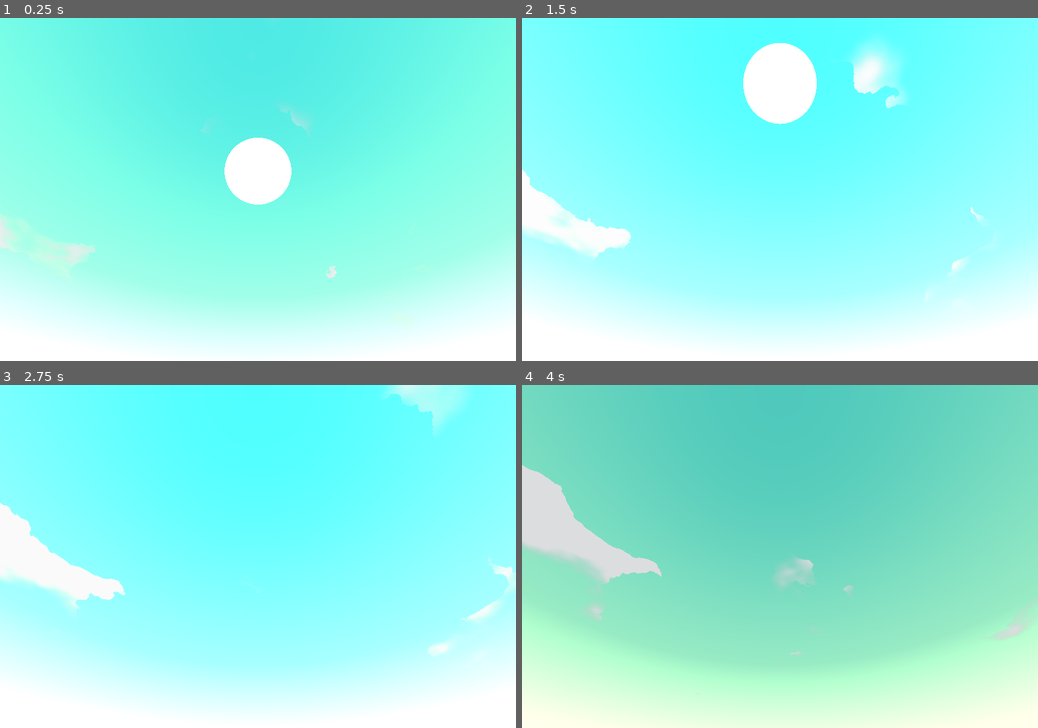
Above: before the commit, frames 1-4 (two rows, left to right).
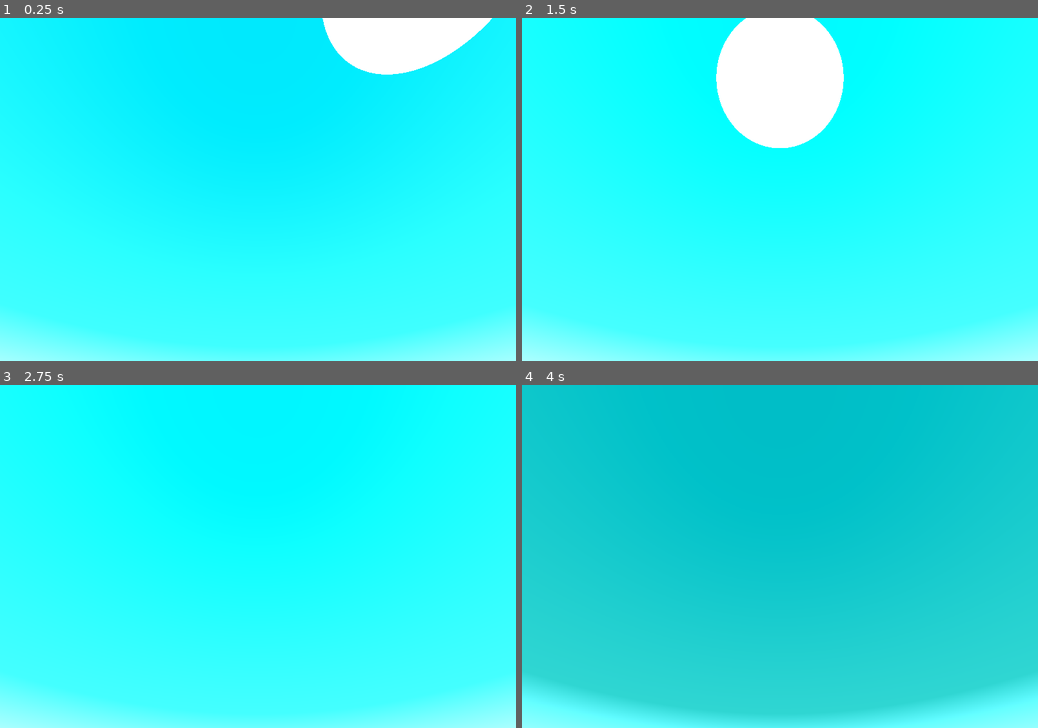
Above: after the commit, the same moments.

Repository: paddy-exe/GodotStylizedSkyShader
Game: Godot game, scene res://main.tscn
Two runs of this game, one before a commit and one after it. Both use one fixed random seed, a clock stepped at 60 frames per second and the inputs below. The engine's default icon, where the game draws it, is replaced by a stand-in: a white triangle on a blue panel in a dark square.
Inputs:
- Up to frame 1 (0.25 s): no input
- Up to frame 2 (1.5 s): tap Space (play) at 0.6, 1.35 s
- Up to frame 3 (2.75 s): tap Space (play) at 2.1 s
- Up to frame 4 (4 s): tap Space (play) at 2.85, 3.6 s

The runs differ from the first frame. In frame 1, 100% of the frame differs, in the area x 0-100%, y 0-100%; in frame 2, 97%; in frame 3, 100%; in frame 4, 100%.

Commit message:
Restructuring of the project files

Diff:
--- a/DefaultShader.tres
+++ /dev/null
@@ -1,10 +0,0 @@
-[gd_resource type="Shader" format=3 uid="uid://c5hwe0kul3wtn"]
-
-[resource]
-code = "shader_type sky;
-
-void fragment() {
-
-	COLOR = vec3(0.2, 1.0, 1.0);
-
-}"
--- a/Node3D.gd
+++ /dev/null
@@ -1,11 +0,0 @@
-extends Node3D
-
-
-# Called when the node enters the scene tree for the first time.
-func _ready() -> void:
-	pass # Replace with function body.
-
-
-# Called every frame. 'delta' is the elapsed time since the previous frame.
-func _process(delta: float) -> void:
-	pass
--- a/SkyShader/StylizedSky.gdshader
+++ b/SkyShader/StylizedSky.gdshader
@@ -4,7 +4,7 @@
 render_mode use_half_res_pass;
 
 // Horizon
-uniform float offset_horizon : hint_range(-1.0, 1.0, 0.1) = 0.0;
+uniform float offset_horizon : hint_range(-1.0, 1.0, 0.001) = 0.0;
 uniform float horizon_intensity : hint_range(-10.0, 5.0, 0.001) = -3.3;
 uniform vec4 sun_set : source_color = vec4(1.0, 0.8, 1.0, 1.0);
 uniform vec4 horizon_color_day : source_color = vec4(0.0, 0.8, 1.0, 1.0);
--- a/SkyShader/StylizedSkyMaterial.tres
+++ b/SkyShader/StylizedSkyMaterial.tres
@@ -1,11 +1,13 @@
-[gd_resource type="ShaderMaterial" load_steps=9 format=3 uid="uid://dl5hw75ef5ir"]
+[gd_resource type="ShaderMaterial" load_steps=9 format=3 uid="uid://djfi6n7n0t6s"]
 
 [ext_resource type="Shader" path="res://SkyShader/StylizedSky.gdshader" id="1_u1q48"]
-[ext_resource type="Texture2D" uid="uid://cob2w8tbmbfw3" path="res://base_noise.png" id="2_kj71a"]
+[ext_resource type="Texture2D" uid="uid://cob2w8tbmbfw3" path="res://Images/base_noise.png" id="2_mnx47"]
 
 [sub_resource type="FastNoiseLite" id="FastNoiseLite_i60uw"]
-noise_type = 2
-fractal_type = 0
+noise_type = 3
+frequency = 0.001
+fractal_type = 2
+fractal_octaves = 1
 cellular_distance_function = 3
 cellular_return_type = 0
 
@@ -43,43 +45,43 @@
 
 [resource]
 shader = ExtResource("1_u1q48")
-shader_param/base_noise = ExtResource("2_kj71a")
-shader_param/cloud_cutoff = 0.234
-shader_param/cloud_distortion = 1.95
-shader_param/cloud_edge_day_color = Color(0.9, 0.9, 0.9, 1)
-shader_param/cloud_edge_night_color = Color(0.14902, 0.192157, 0.254902, 1)
-shader_param/cloud_fuzziness = 0.091
-shader_param/cloud_main_day_color = Color(1, 1, 1, 1)
-shader_param/cloud_main_night_color = Color(0.145098, 0.164706, 0.203922, 1)
-shader_param/cloud_noise1 = SubResource("NoiseTexture_uhc2h")
-shader_param/cloud_noise2 = SubResource("NoiseTexture_vkbkn")
-shader_param/cloud_scale_1 = 0.425
-shader_param/cloud_scale_2 = 0.074
-shader_param/cloud_scale_3 = 0.075
-shader_param/cloud_speed_1 = 0.1
-shader_param/cloud_speed_2 = 0.2
-shader_param/cloud_speed_3 = 0.2
-shader_param/cloud_strength = 1.0
-shader_param/dark_falloff = 4.382
-shader_param/day_bottom_color = Color(0.4, 1, 1, 1)
-shader_param/day_top_color = Color(0, 0.8, 1, 1)
-shader_param/enable_horizon_fade = true
-shader_param/flat_sun = true
-shader_param/horizon_color_day = Color(0.568627, 0.529412, 0.262745, 1)
-shader_param/horizon_color_night = Color(0.0901961, 0.164706, 0.4, 1)
-shader_param/horizon_fade_blend = 0.1
-shader_param/horizon_fade_size = 0.2
-shader_param/horizon_intensity = -0.443
-shader_param/moon_color = Color(1, 1, 1, 1)
-shader_param/moon_crescent = 0.064
-shader_param/moon_radius = 0.12
-shader_param/night_bottom_color = Color(0, 0, 0.2, 1)
-shader_param/night_top_color = Color(0, 0, 0, 1)
-shader_param/offset_horizon = 0.0
-shader_param/stars_cutoff = 0.964
-shader_param/stars_sky_color = Color(0, 0.113725, 0.054902, 1)
-shader_param/stars_speed = 0.007
-shader_param/stars_texture = SubResource("NoiseTexture_d3r0e")
-shader_param/sun_color = Color(1, 1, 1, 1)
-shader_param/sun_radius = 0.295
-shader_param/sun_set = Color(0.556863, 0.235294, 0, 1)
+enable_horizon_fade = true
+flat_sun = true
+horizon_color_day = Color(0.568627, 0.529412, 0.262745, 1)
+horizon_color_night = Color(0.0901961, 0.164706, 0.4, 1)
+horizon_fade_blend = 0.1
+horizon_fade_size = 0.2
+horizon_intensity = -0.443
+moon_color = Color(1, 1, 1, 1)
+moon_crescent = 0.064
+moon_radius = 0.12
+night_bottom_color = Color(0, 0, 0.2, 1)
+night_top_color = Color(0, 0, 0, 1)
+offset_horizon = 0.0
+stars_cutoff = 0.974
+stars_sky_color = Color(0, 0.113725, 0.054902, 1)
+stars_speed = 0.365
+stars_texture = SubResource("NoiseTexture_d3r0e")
+sun_color = Color(1, 1, 1, 1)
+sun_radius = 0.295
+sun_set = Color(0.556863, 0.235294, 0, 1)
+base_noise = ExtResource("2_mnx47")
+cloud_cutoff = 0.234
+cloud_distortion = 1.95
+cloud_edge_day_color = Color(0.9, 0.9, 0.9, 1)
+cloud_edge_night_color = Color(0.14902, 0.192157, 0.254902, 1)
+cloud_fuzziness = 0.091
+cloud_main_day_color = Color(1, 1, 1, 1)
+cloud_main_night_color = Color(0.145098, 0.164706, 0.203922, 1)
+cloud_noise1 = SubResource("NoiseTexture_uhc2h")
+cloud_noise2 = SubResource("NoiseTexture_vkbkn")
+cloud_scale_1 = 0.425
+cloud_scale_2 = 0.074
+cloud_scale_3 = 0.075
+cloud_speed_1 = 0.1
+cloud_speed_2 = 0.2
+cloud_speed_3 = 0.2
+cloud_strength = 1.0
+dark_falloff = 4.382
+day_bottom_color = Color(0.4, 1, 1, 1)
+day_top_color = Color(0, 0.8, 1, 1)
--- a/TestMaterial.tres
+++ /dev/null
@@ -1,40 +0,0 @@
-[gd_resource type="ShaderMaterial" load_steps=6 format=3 uid="uid://vtd4jt4dbqvw"]
-
-[ext_resource type="Shader" path="res://Testshader.gdshader" id="1_7grhm"]
-[ext_resource type="Texture2D" uid="uid://cob2w8tbmbfw3" path="res://base_noise.png" id="2_wg5bf"]
-[ext_resource type="Texture2D" uid="uid://c6njvhgbifpqj" path="res://distort.png" id="3_fd4mu"]
-[ext_resource type="Texture2D" uid="uid://bgxhqq4w4ewcq" path="res://secondary_noise.png" id="4_ah7gw"]
-[ext_resource type="Texture2D" uid="uid://cyiafa1idccft" path="res://Voronoi.png" id="5_376hy"]
-
-[resource]
-shader = ExtResource( "1_7grhm" )
-shader_param/stars_cutoff = 0.08
-shader_param/stars_speed = 0.3
-shader_param/stars_sky_color = Color(0, 0.2, 0.1, 1)
-shader_param/offset_horizon = 0.0
-shader_param/horizon_intensity = -30.0
-shader_param/sun_set = Color(1, 0.8, 1, 1)
-shader_param/horizon_color_day = Color(0, 0.8, 1, 1)
-shader_param/horizon_color_night = Color(0, 0.8, 1, 1)
-shader_param/sun_color = Color(1, 0.905882, 0.301961, 1)
-shader_param/sun_radius = 0.3
-shader_param/moon_color = Color(1, 1, 1, 1)
-shader_param/moon_radius = 0.15
-shader_param/moon_offset = -0.1
-shader_param/day_bottom_color = Color(0.4, 1, 1, 1)
-shader_param/day_top_color = Color(0, 0.8, 1, 1)
-shader_param/speed = 1.4
-shader_param/FUZZY = true
-shader_param/cloud_color_day_edge = Color(1, 1, 1, 1)
-shader_param/cloud_color_day_main = Color(0.8, 0.9, 0.8, 1)
-shader_param/cloud_color_day_under = Color(0.6, 0.7, 0.6, 1)
-shader_param/brightness = 0.0
-shader_param/night_bottom_color = Color(0, 0, 0.2, 1)
-shader_param/night_top_color = Color(0, 0, 0, 1)
-shader_param/cloud_color_night_edge = Color(0, 1, 1, 1)
-shader_param/cloud_color_night_main = Color(0, 0.2, 0.8, 1)
-shader_param/cloud_color_night_under = Color(0, 0.2, 0.6, 1)
-shader_param/stars_tex = ExtResource( "5_376hy" )
-shader_param/base_noise = ExtResource( "2_wg5bf" )
-shader_param/distort = ExtResource( "3_fd4mu" )
-shader_param/secondary_noise = ExtResource( "4_ah7gw" )
--- a/Testshader.gdshader
+++ /dev/null
@@ -1,146 +0,0 @@
-shader_type sky;
-render_mode use_half_res_pass;
-
-// Stars
-uniform sampler2D stars_tex : hint_black;
-uniform float stars_cutoff : hint_range(0.0, 1.0, 0.1) = 0.08;
-uniform float stars_speed : hint_range(0.0, 1.0, 0.1) = 0.3;
-uniform vec4 stars_sky_color : hint_color = vec4(0.0,0.2,0.1,1);
-
-// Horizon
-uniform float offset_horizon : hint_range(-1.0, 1.0, 0.1) = 0.0;
-uniform float horizon_intensity : hint_range(-30.0, 0.0, 0.1) = -3.3;
-uniform vec4 sun_set : hint_color = vec4(1.0, 0.8, 1.0, 1.0);
-uniform vec4 horizon_color_day : hint_color = vec4(0.0, 0.8, 1.0, 1.0);
-uniform vec4 horizon_color_night : hint_color = vec4(0.0, 0.8, 1.0, 1.0);
-
-// Sun
-uniform vec4 sun_color : hint_color = vec4(1.0);
-uniform float sun_radius : hint_range(0.0, 2.0, 0.1) = 0.5;
-
-// Moon
-uniform vec4 moon_color : hint_color = vec4(1.0);
-uniform float moon_radius : hint_range(0.0, 2.0, 0.1) = 0.15;
-uniform float moon_offset : hint_range(-1.0, 1.0, 0.1) = -0.1;
-
-// Day Colors
-uniform vec4 day_bottom_color : hint_color = vec4(0.4, 1.0, 1.0, 1.0);
-uniform vec4 day_top_color : hint_color = vec4(0.0, 0.8, 1.0, 1.0);
-
-// Main Cloud Settings
-uniform sampler2D base_noise : hint_black;
-uniform sampler2D distort : hint_black;
-uniform sampler2D secondary_noise : hint_black;
-const float base_noise_scale = 0.2; // between 0 and 1
-const float distort_scale = 0.06; // between 0 and 1
-const float sec_noise_scale = 0.05; //between 0 and 1
-const float distortion = 0.1; // between 0 and 1
-uniform float speed : hint_range(0.0, 10.0, 0.1) = 1.4;
-const float cloud_cutoff = 0.3; //between 0 and 1
-const float fuzziness = 0.04; // between 0 and 1
-const float fuzziness_under = 0.01; // between 0 and 1
-uniform bool FUZZY = true;
-
-// Day Cloud Settings
-uniform vec4 cloud_color_day_edge : hint_color = vec4(1.0, 1.0, 1.0, 1.0);
-uniform vec4 cloud_color_day_main : hint_color = vec4(0.8, 0.9, 0.8, 1.0);
-uniform vec4 cloud_color_day_under : hint_color = vec4(0.6, 0.7, 0.6, 1.0);
-uniform float brightness : hint_range(0.0, 10.0, 0.1) = 2.5;
-
-// Night Colors
-uniform vec4 night_bottom_color : hint_color = vec4(0.0, 0.0, 0.2, 1.0);
-uniform vec4 night_top_color : hint_color = vec4(0.0, 0.0, 0.0, 1.0);
-
-uniform vec4 cloud_color_night_edge : hint_color = vec4(0.0, 1.0, 1.0, 1.0);
-uniform vec4 cloud_color_night_main : hint_color = vec4(0.0, 0.2, 0.8, 1.0);
-uniform vec4 cloud_color_night_under : hint_color = vec4(0.0, 0.2, 0.6, 1.0);
-
-
-void sky() {
-
-	float horizon = abs((EYEDIR.y * horizon_intensity) - offset_horizon);
-
-	vec2 skyUV = EYEDIR.xz / EYEDIR.y;
-
-	// clouds
-	// moving clouds
-	float baseNoise = texture(base_noise, (skyUV - TIME) * base_noise_scale).x;
-
-	float noise1 = texture(distort, ((skyUV + baseNoise) - (TIME * speed)) * distort_scale).r;
-	float noise2 = texture(secondary_noise, ((skyUV + (noise1 * distortion)) - (TIME * (speed * 0.5))) * sec_noise_scale).r;
-	float finalNoise = clamp(noise1 * noise2, 0.0, 1.0) * 3.0 * clamp(EYEDIR.y, 0.0, 1.0);
-
-	if (AT_HALF_RES_PASS) {
-
-		float clouds;
-		float cloudsunder;
-
-		if (FUZZY) {
-			clouds = clamp(smoothstep(cloud_cutoff * baseNoise, cloud_cutoff * baseNoise + fuzziness, finalNoise), 0.0, 1.0);
-			cloudsunder = clamp(smoothstep(cloud_cutoff* baseNoise, cloud_cutoff * baseNoise + fuzziness_under + fuzziness, noise2) * clouds, 0.0, 1.0);
-		} else {
-			clouds = clamp(smoothstep(cloud_cutoff, cloud_cutoff + fuzziness, finalNoise), 0.0, 1.0);
-			cloudsunder = clamp(smoothstep(cloud_cutoff, cloud_cutoff + fuzziness + fuzziness_under , noise2) * clouds, 0.0, 1.0);
-		}
-
-		vec3 cloudsColored = mix(cloud_color_day_edge.rgb, mix(cloud_color_day_under.rgb, cloud_color_day_main.rgb, cloudsunder), clouds) * clouds;
-		vec3 cloudsColoredNight = mix(cloud_color_night_edge.rgb, mix(cloud_color_night_under.rgb, cloud_color_night_main.rgb , cloudsunder), clouds) * clouds;
-		cloudsColoredNight *= horizon;
-
-
-		cloudsColored = mix(cloudsColoredNight, cloudsColored, clamp(LIGHT0_DIRECTION.y, 0.0, 1.0)); // lerp the night and day clouds over the light direction
-		cloudsColored += (brightness * cloudsColored * horizon); // add some extra brightness
-
-		float cloudsNegative = (1.0 - clouds) * horizon;
-
-
-		//stars
-		vec3 stars = texture(stars_tex, skyUV + (stars_speed * TIME)).rgb;
-		stars *= clamp(-LIGHT0_DIRECTION.y, 0.0, 1.0);
-		stars = step(stars_cutoff, stars);
-		stars += (baseNoise * stars_sky_color).rgb;
-		stars *= cloudsNegative;
-
-		COLOR = stars + cloudsColored;
-
-	} else {
-
-		// sun creation
-		float sun = distance(EYEDIR.xyz, LIGHT0_DIRECTION);
-		float sunDisc = 1.0 - clamp(sun / sun_radius, 0.0, 1.0);
-
-
-		// moon creation
-		float moon = distance(EYEDIR.xyz, - LIGHT0_DIRECTION);
-		float crescentMoon = distance(vec3(EYEDIR.x + moon_offset, EYEDIR.yz), - LIGHT0_DIRECTION);
-		float crescentMoonDisc = 1.0 - (crescentMoon / moon_radius);
-		crescentMoonDisc = clamp(crescentMoonDisc * 50.0, 0.0, 1.0);
-		float moonDisc = 1.0 - (moon / moon_radius);
-		moonDisc = clamp(moonDisc * 50.0, 0.0, 1.0);
-		moonDisc = clamp(moonDisc - crescentMoonDisc, 0.0, 1.0);
-
-		vec3 sunAndMoon = (sunDisc * sun_color.rgb) + (moonDisc * moon_color.rgb);
-
-		// day color gradient
-		vec3 gradientDay = mix(day_bottom_color.rgb, day_top_color.rgb, clamp(EYEDIR.y, 0.0, 1.0));
-		// night color gradient
-		vec3 gradientNight = mix(night_bottom_color.rgb, night_top_color.rgb, clamp(EYEDIR.y, 0.0, 1.0));
-		vec3 skyGradients = mix(gradientNight, gradientDay, clamp(LIGHT0_DIRECTION.y, 0.0, 1.0));
-
-
-		// horizon glow / sunset/rise
-		float sunset = clamp((1.0 - horizon) * clamp(LIGHT0_DIRECTION.y * 5.0, 0.0, 1.0), 0.0, 1.0);
-		vec3 sunsetColoured = sunset * sun_set.rgb;
-
-
-		vec3 horizonGlow = clamp((1.0 - horizon * 5.0) * clamp(LIGHT0_DIRECTION.y * 10.0, 0.0, 1.0), 0.0, 1.0) * horizon_color_day.rgb;//
-		vec3 horizonGlowNight = clamp((1.0 - horizon * 5.0) * clamp( - LIGHT0_DIRECTION.y * 10.0, 0.0, 1.0), 0.0, 1.0) * horizon_color_night.rgb;//
-		horizonGlow += horizonGlowNight;
-
-		vec3 combined = skyGradients + sunAndMoon + sunsetColoured + horizonGlow + HALF_RES_COLOR.rgb;
-
-		COLOR = combined;
-
-	}
-
-}
--- a/main.tscn
+++ b/main.tscn
@@ -1,7 +1,8 @@
-[gd_scene load_steps=11 format=3 uid="uid://8jqd766nuual"]
+[gd_scene load_steps=15 format=3 uid="uid://8jqd766nuual"]
 
 [ext_resource type="Script" path="res://SkyShader/Main.gd" id="1_k1683"]
-[ext_resource type="Material" uid="uid://dl5hw75ef5ir" path="res://SkyShader/StylizedSkyMaterial.tres" id="1_wj6ha"]
+[ext_resource type="Material" uid="uid://djfi6n7n0t6s" path="res://SkyShader/StylizedSkyMaterial.tres" id="1_wj6ha"]
+[ext_resource type="Texture2D" uid="uid://cepys52jd3pxc" path="res://icon.png" id="3_ja3jq"]
 
 [sub_resource type="Sky" id="Sky_jq8uw"]
 sky_material = ExtResource("1_wj6ha")
@@ -9,13 +10,91 @@
 [sub_resource type="Environment" id="Environment_jwe7i"]
 background_mode = 2
 sky = SubResource("Sky_jq8uw")
+fog_enabled = true
+fog_light_color = Color(0.388235, 0.172549, 0.235294, 1)
+fog_density = 0.1832
+fog_height = -638.24
+fog_height_density = 0.8369
 
 [sub_resource type="SphereMesh" id="SphereMesh_vh3ws"]
+
+[sub_resource type="Shader" id="Shader_pwtfd"]
+code = "// NOTE: Shader automatically converted from Godot Engine 4.0.alpha13's StandardMaterial3D.
+
+shader_type spatial;
+render_mode blend_mix,depth_draw_opaque,cull_back,diffuse_burley,specular_schlick_ggx,depth_prepass_alpha;
+uniform vec4 albedo : source_color;
+uniform sampler2D texture_albedo : source_color,filter_linear_mipmap,repeat_enable;
+uniform float point_size : hint_range(0,128);
+uniform float roughness : hint_range(0,1);
+uniform sampler2D texture_metallic : hint_default_white,filter_linear_mipmap,repeat_enable;
+uniform vec4 metallic_texture_channel;
+uniform sampler2D texture_roughness : hint_roughness_r,filter_linear_mipmap,repeat_enable;
+uniform float specular;
+uniform float metallic;
+uniform vec3 uv1_scale;
+uniform vec3 uv1_offset;
+uniform vec3 uv2_scale;
+uniform vec3 uv2_offset;
+
+uniform vec3 fresnel_color : source_color = vec3(1.0);
+uniform float fresnel_amount = 0.0;
+uniform float fresnel_intensity = 0.0;
+
+vec3 fresnel_glow(float amount, float intensity, vec3 color, vec3 normal, vec3 view)
+{
+	return pow((1.0 - dot(normalize(normal), normalize(view))), amount) * color * intensity;
+}
+
+
+void vertex() {
+	UV=UV*uv1_scale.xy+uv1_offset.xy;
+}
+
+
+
+
+
+
+void fragment() {
+	vec2 base_uv = UV;
+	vec4 albedo_tex = texture(texture_albedo,base_uv);
+	ALBEDO = albedo.rgb * albedo_tex.rgb;
+	float metallic_tex = dot(texture(texture_metallic,base_uv),metallic_texture_channel);
+	METALLIC = metallic_tex * metallic;
+	vec4 roughness_texture_channel = vec4(1.0,0.0,0.0,0.0);
+	float roughness_tex = dot(texture(texture_roughness,base_uv),roughness_texture_channel);
+	ROUGHNESS = roughness_tex * roughness;
+	SPECULAR = specular;
+	ALPHA *= albedo.a * albedo_tex.a;
+	EMISSION = fresnel_glow(fresnel_amount, fresnel_intensity, fresnel_color, NORMAL, VIEW);
+}
+"
+
+[sub_resource type="ShaderMaterial" id="ShaderMaterial_w8f0f"]
+render_priority = 0
+shader = SubResource("Shader_pwtfd")
+uv2_scale = Vector3(1, 1, 1)
+uv2_offset = Vector3(0, 0, 0)
+uv1_scale = Vector3(1, 1, 1)
+uv1_offset = Vector3(0, 0, 0)
+specular = 0.5
+roughness = 1.0
+point_size = 1.0
+metallic_texture_channel = Plane(1, 0, 0, 0)
+metallic = 0.0
+fresnel_intensity = 15.118
+fresnel_color = Color(0.47451, 0.0980392, 1, 1)
+fresnel_amount = 0.973
+albedo = Color(1, 1, 1, 0.172549)
 
 [sub_resource type="PlaneMesh" id="PlaneMesh_ckk31"]
 size = Vector2(80, 80)
 
-[sub_resource type="BoxMesh" id="BoxMesh_ei5h5"]
+[sub_resource type="BoxMesh" id="BoxMesh_11kwe"]
+
+[sub_resource type="StandardMaterial3D" id="StandardMaterial3D_ctqyd"]
+albedo_texture = ExtResource("3_ja3jq")
 
 [sub_resource type="Animation" id="Animation_pj32p"]
 length = 0.001
@@ -61,17 +140,19 @@
 environment = SubResource("Environment_jwe7i")
 
 [node name="DirectionalLight3D" type="DirectionalLight3D" parent="."]
-transform = Transform3D(1, 0, 0, 0, -0.538768, 0.842454, 0, -0.842454, -0.538768, 0, 5.58819, 1.31604)
+transform = Transform3D(-0.896347, -0.042099, 0.44135, 0.443353, -0.0851135, 0.892297, 2.28479e-09, 0.995481, 0.094956, 0, 5.58819, 1.31604)
 shadow_enabled = true
 
 [node name="Camera3D" type="Camera3D" parent="."]
 transform = Transform3D(1, 0, 0, 0, 0.604599, -0.79653, 0, 0.79653, 0.604599, 0, 1.61139, 0)
+visible = false
 
 [node name="Decoration" type="Node" parent="."]
 
 [node name="Sphere" type="MeshInstance3D" parent="Decoration"]
 transform = Transform3D(1, 0, 0, 0, 1, 0, 0, 0, 1, 0, 1.90534, 0)
 mesh = SubResource("SphereMesh_vh3ws")
+surface_material_override/0 = SubResource("ShaderMaterial_w8f0f")
 
 [node name="Plane" type="MeshInstance3D" parent="Decoration"]
 transform = Transform3D(1, 0, 0, 0, 1, 0, 0, 0, 1, 0, 0.0484245, 0)
@@ -79,10 +160,15 @@
 skeleton = NodePath("../..")
 
 [node name="MeshInstance3D" type="MeshInstance3D" parent="Decoration"]
-transform = Transform3D(1, 0, 0, 0, 1, 0, 0, 0, 1, -2.03236, 1.94466, 1.89405)
-mesh = SubResource("BoxMesh_ei5h5")
+transform = Transform3D(-3.09086e-08, 0.707107, 0.707107, -1, -4.37114e-08, 0, 3.09086e-08, -0.707107, 0.707107, -2.03236, 1.94466, 1.89405)
+mesh = SubResource("BoxMesh_11kwe")
+surface_material_override/0 = SubResource("StandardMaterial3D_ctqyd")
 
 [node name="AnimationPlayer" type="AnimationPlayer" parent="."]
 libraries = {
 "": SubResource("AnimationLibrary_xpn0a")
 }
+
+[node name="OmniLight3D" type="OmniLight3D" parent="."]
+transform = Transform3D(1, 0, 0, 0, 1, 0, 0, 0, 1, 0, 4.16938, 0)
+light_energy = 5.0
Renamed: base_noise.png -> Images/base_noise.png
Not shown, changed: Images/base_noise.png.import
Renamed: distort.png -> Images/distort.png
Not shown, changed: Images/distort.png.import
Renamed: UV_texture.jpg -> Textures/UV_texture.jpg
Not shown, changed: Textures/UV_texture.jpg.import
Not shown, changed: Textures/Voronoi.png.import
Renamed: secondary_noise.png -> Textures/secondary_noise.png
Not shown, changed: Textures/secondary_noise.png.import
